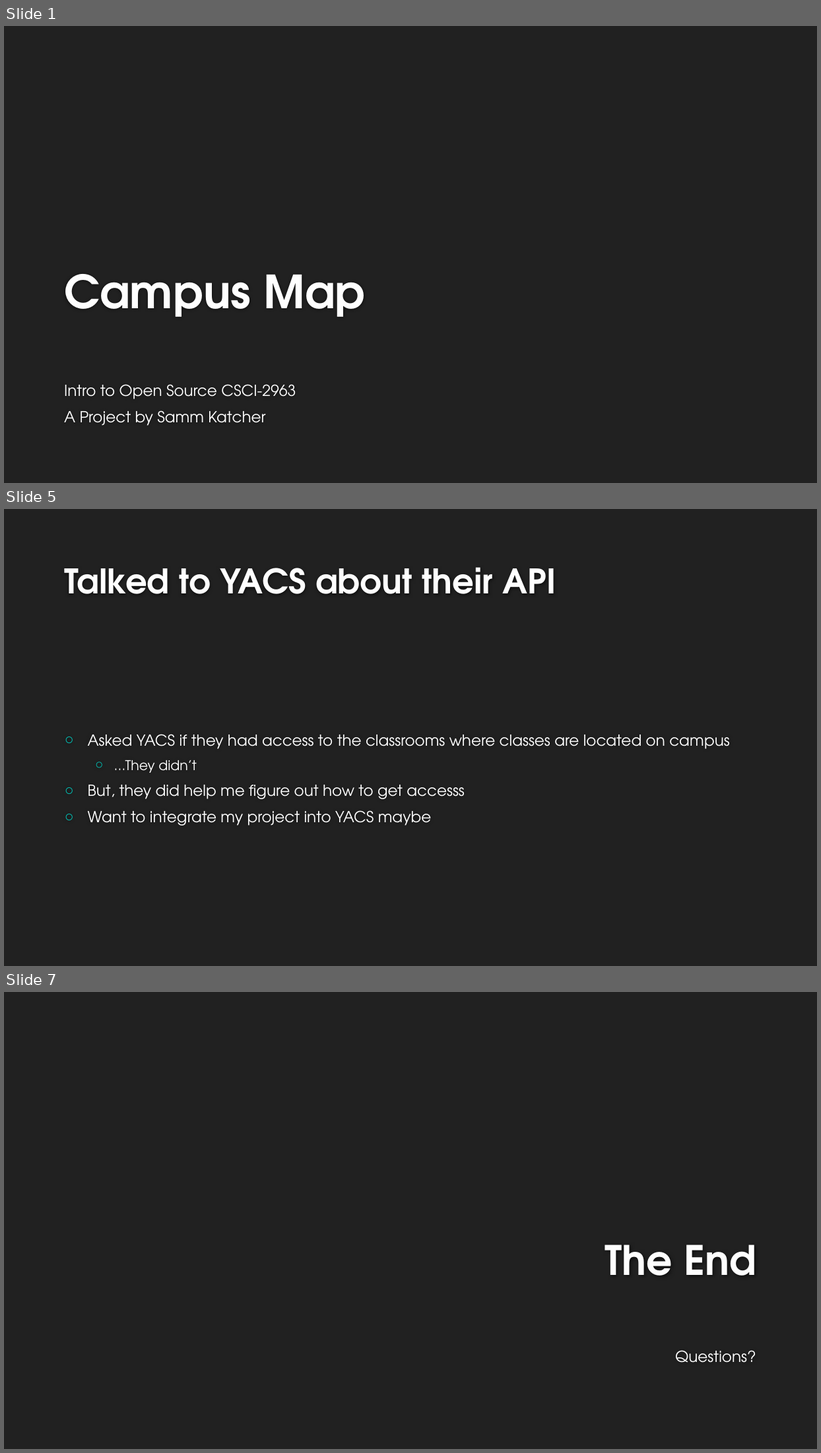
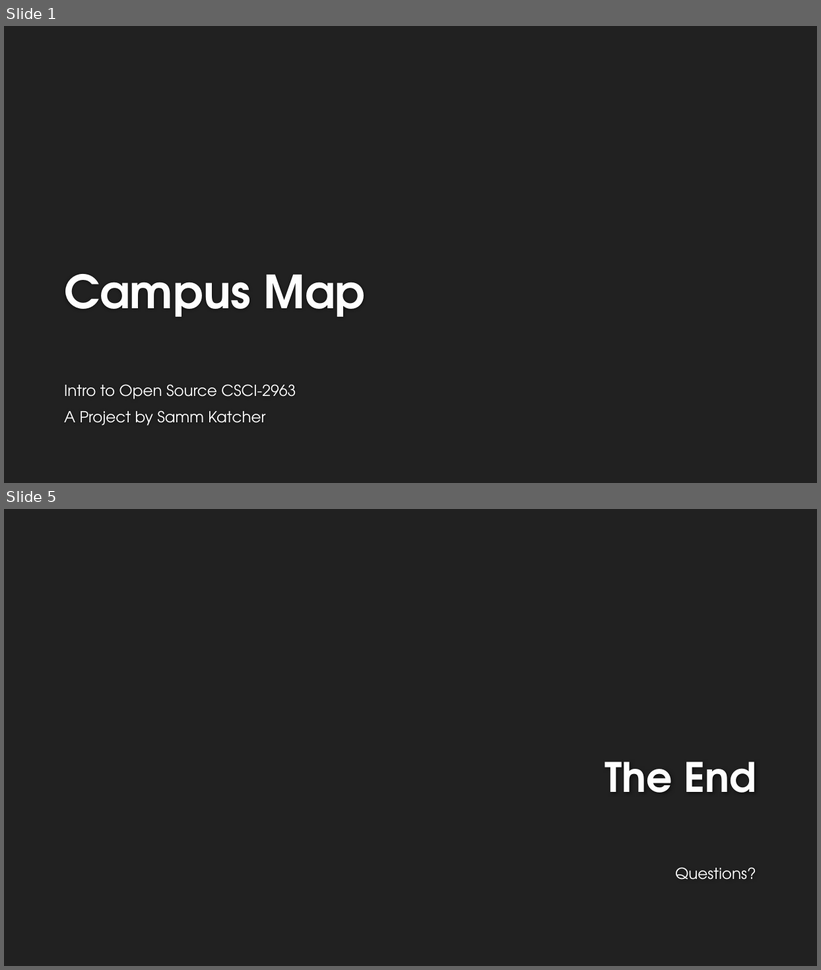
Before and after one commit to katchs2/campusmap, a slide deck: Campus Map Update Presentation.pptx. Shown one above the other, each under a label of ours: slides 1, 5 and 7 before the commit, slides 1 and 5 after it; the slides between them are not shown. The pictures are 821x1453 and 821x970 pixels, drawn with LibreOffice and Linux fonts; fonts in the diff are those of the drawing; background and template pictures are left out. Boxes give left, top, right and bottom in pixels: in the first picture for what was removed or moved away, otherwise in the second. Text is boxed around its words. In the diff, an @@ line names an element or a change of style, - is before the commit and + after.

```diff
--- a/Campus Map Update Presentation.pptx
+++ b/Campus Map Update Presentation.pptx
@@ slide 5 removed at (4, 509, 817, 966), background #212121 @@
@@ title removed at (64, 567, 556, 594) @@
-Talked to YACS about their API
@@ text removed at (88, 734, 729, 826) @@
-○ Asked YACS if they had access to the classrooms where classes are located on campus
-  ○ …They didn’t
-○ But, they did help me figure out how to get accesss
-○ Want to integrate my project into YACS maybe
@@ what was slide 7 is now slide 5 @@
```
Also in this commit, not shown: 3 slides changed, 1 other slide removed.
